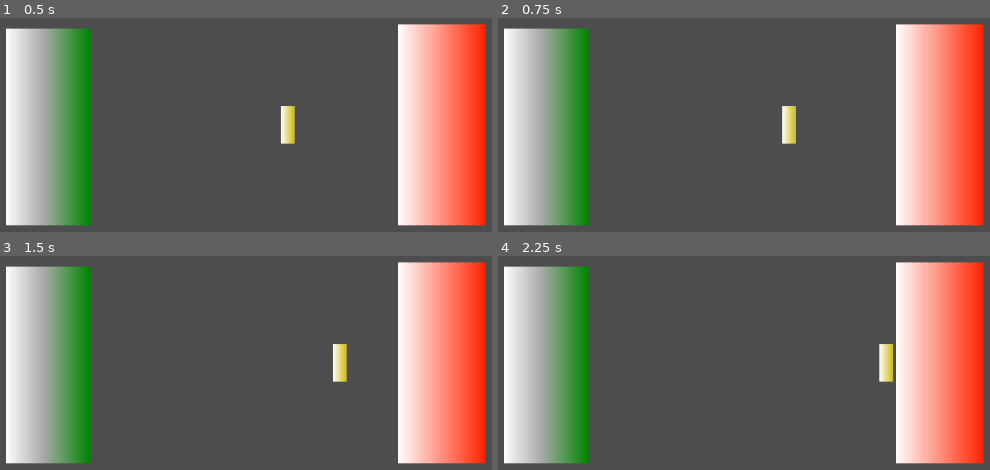
Above: before the commit, frames 1-4 (two rows, left to right).
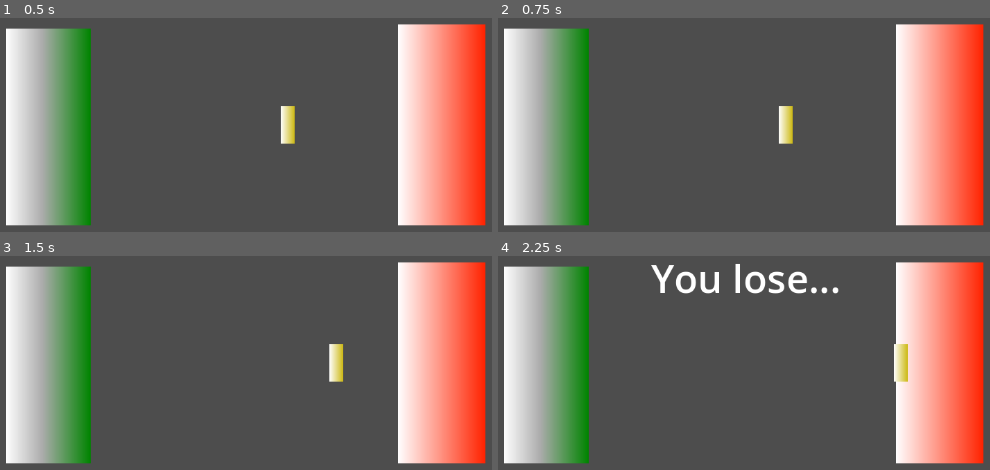
Above: after the commit, the same moments.

Repository: Xiphereal/CivisJam
Game: Godot game, scene res://scenes/main.tscn
Same seed, same stepped clock (60 frames per second), same inputs: the game is played once before the commit and once after it.
Inputs (mouse positions are in pixels of both pictures, inside the frame that each line leads up to):
- Up to frame 1 (0.5 s): no input
- Up to frame 2 (0.75 s): move the mouse to (921, 82) at 0.52 s; click (921, 82) at 0.6 s
- Up to frame 3 (1.5 s): move the mouse to (88, 365) at 1.27 s; click (88, 365) at 1.35 s
- Up to frame 4 (2.25 s): move the mouse to (outside the picture) at 2.02 s; click (outside the picture) at 2.1 s

Frame 1 is identical in both runs. In frame 2, 0.6% of the frame differs, in the area x 57-61%, y 41-59%; in frame 3, 0.6%; in frame 4, 2.7%, in the area x 31-84%, y 3-59%.

Commit message:
feat: boss suddent pull force is now random between a range

Diff:
--- a/scenes/main.tscn
+++ b/scenes/main.tscn
@@ -76,7 +76,7 @@
 unique_name_in_owner = true
 position = Vector2(575, 353)
 script = ExtResource("1_flnan")
-player_pull_force = 25
+player_pull_force = 30
 boss_pull_force = 2
 metadata/_edit_group_ = true
 
--- a/scenes/suddent_pull_timer.gd
+++ b/scenes/suddent_pull_timer.gd
@@ -3,13 +3,12 @@
 @export var min_time = 1
 @export var max_time = 4
 
-@export var force = 5
+@export var min_force = 10
+@export var max_force = 30
 
 func _on_timeout() -> void:
-	%Key.boss_pull(force)
-
+	%Key.boss_pull(randi_range(min_force, max_force))
 	change_timer_randomly()
-	print("timeout!")
 
 func change_timer_randomly():
 	wait_time = randi_range(min_time, max_time)
